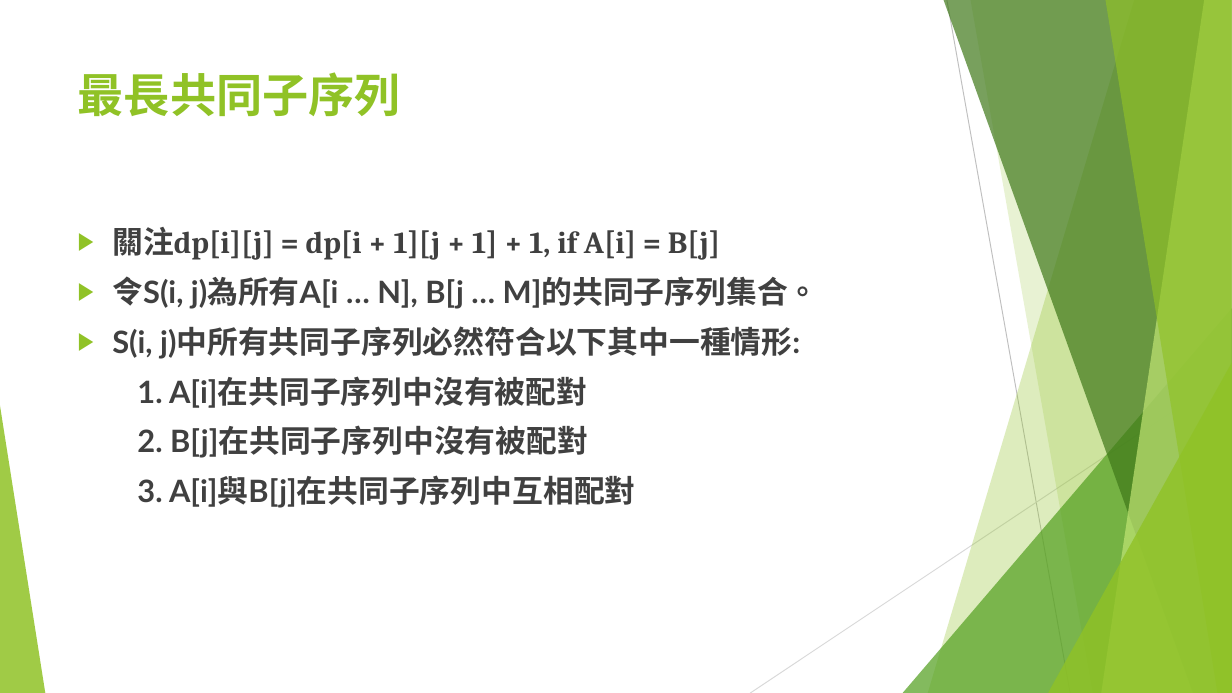
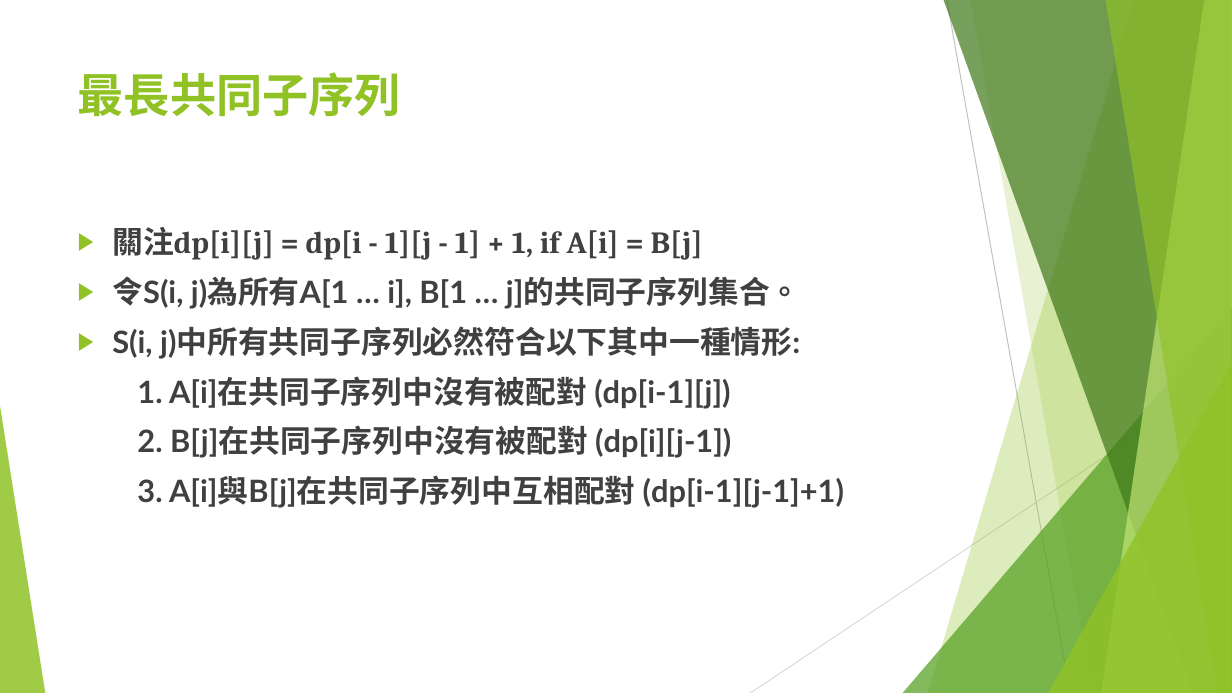
Before and after one commit to S920105123/DP2, a slide deck: slide 11 of presentation/進階動態規劃.pptx (slide 10 before the commit). Drawn at 1232x693 pixels with LibreOffice and Linux fonts; fonts in the diff are those of the drawing. Boxes give left, top, right and bottom in pixels: in the first picture for what was removed or moved away, otherwise in the second. Text is boxed around its words. In the diff, an @@ line names an element or a change of style, - is before the commit and + after.

Commit message:
GGG

```diff
--- a/presentation/進階動態規劃.pptx
+++ b/presentation/進階動態規劃.pptx
@@ text at (112, 227, 801, 309): text changed @@
-▶ 關注dp[i][j] = dp[i + 1][j + 1] + 1, if A[i] = B[j]
-▶ 令S(i, j)為所有A[i … N], B[j … M]的共同子序列集合。
+▶ 關注dp[i][j] = dp[i - 1][j - 1] + 1, if A[i] = B[j]
+▶ 令S(i, j)為所有A[1 … i], B[1 … j]的共同子序列集合。
@@ text at (137, 376, 844, 508): text changed @@
-1. A[i]在共同子序列中沒有被配對
-2. B[j]在共同子序列中沒有被配對
-3. A[i]與B[j]在共同子序列中互相配對
+1. A[i]在共同子序列中沒有被配對 (dp[i-1][j])
+2. B[j]在共同子序列中沒有被配對 (dp[i][j-1])
+3. A[i]與B[j]在共同子序列中互相配對 (dp[i-1][j-1]+1)
```
Also in this commit, not shown: 1 other slide changed, 21 slides added.
